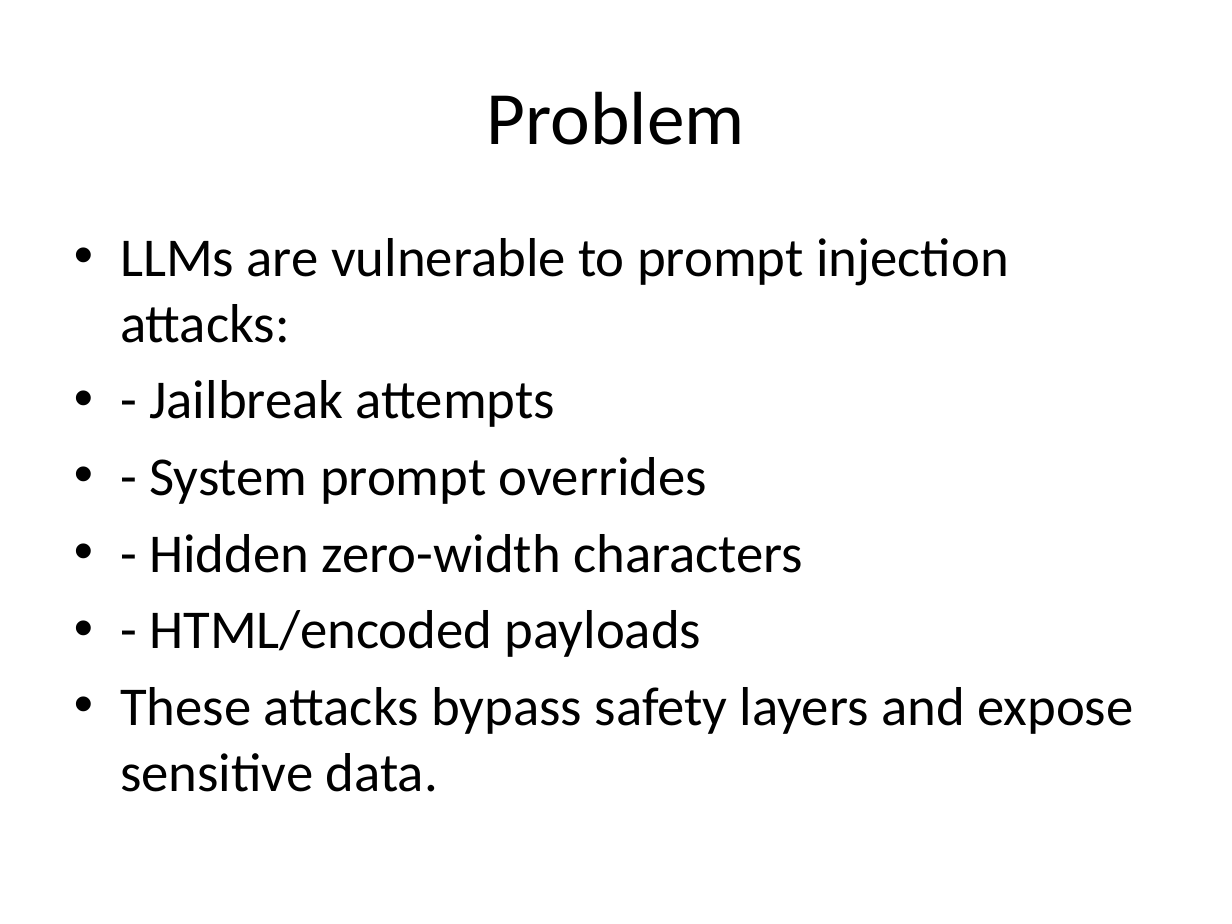
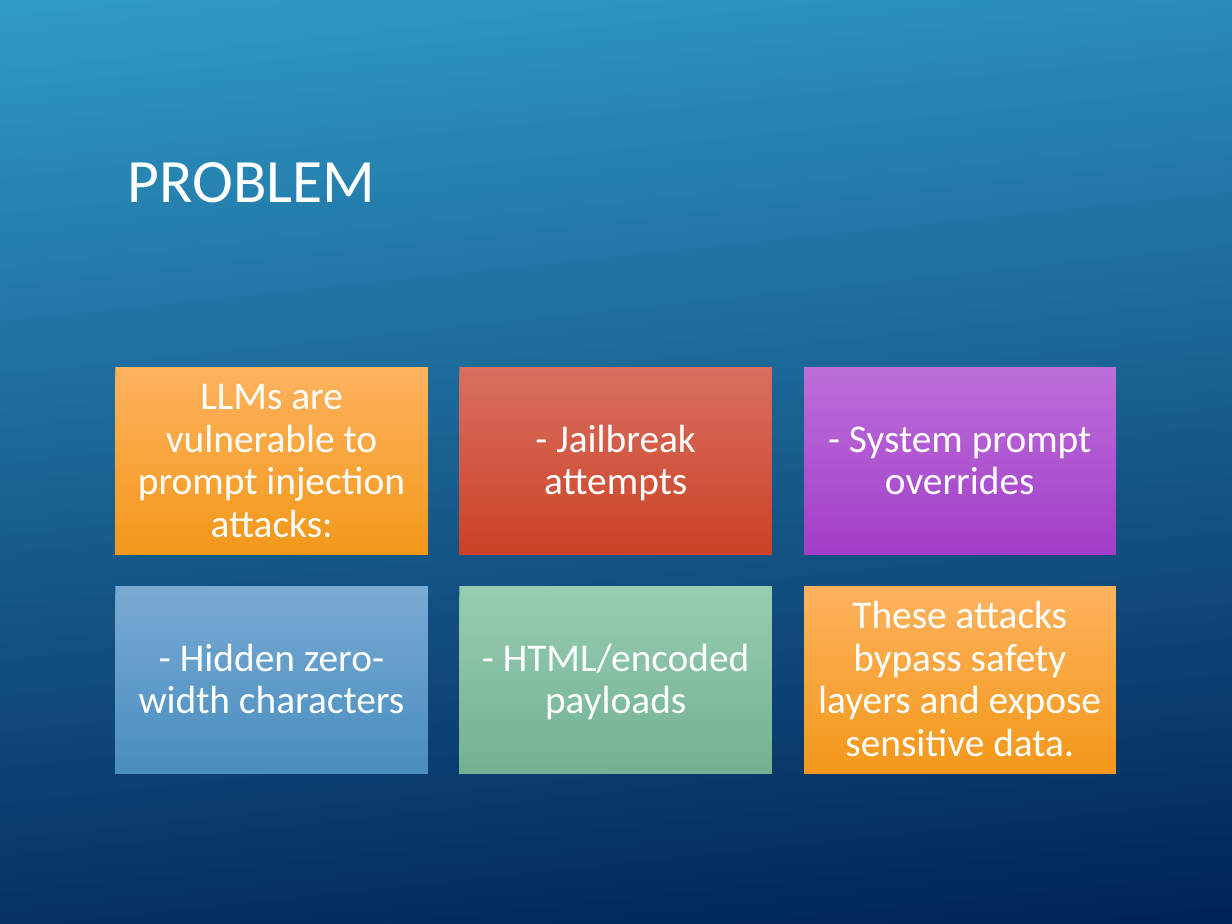
Before and after one commit to NguiWeily/Prompt-Injection-Detector, a slide deck: slide 2 of Adversarial_Prompt_Injection_Detector_Pitch.pptx. Drawn at 1232x924 pixels with LibreOffice and Linux fonts; fonts in the diff are those of the drawing; background and template pictures are left out. Boxes give left, top, right and bottom in pixels: in the first picture for what was removed or moved away, otherwise in the second. Text is boxed around its words. In the diff, an @@ line names an element or a change of style, - is before the commit and + after.

```diff
--- a/Adversarial_Prompt_Injection_Detector_Pitch.pptx
+++ b/Adversarial_Prompt_Injection_Detector_Pitch.pptx
@@ background #FFFFFF to picture (left out) @@
@@ rectangle added at [0,0,1232,924], fill gradient #3198C9 to #002456 @@
@@ title at [128,162,375,203]: text changed; size 44 to 36 pt; text colour #000000 to #FFFFFF @@
-Problem
+PROBLEM
@@ text removed at [120,238,1133,792] @@
-• LLMs are vulnerable to prompt injection attacks:
-• - Jailbreak attempts
-• - System prompt overrides
-• - Hidden zero-width characters
-• - HTML/encoded payloads
-• These attacks bypass safety layers and expose sensitive data.
@@ group added at [116,367,1116,774]: 6 rectangles, 6 texts @@
+LLMs are vulnerable to prompt injection attacks:
+- Jailbreak attempts
+- System prompt overrides
+- Hidden zero-width characters
+- HTML/encoded payloads
+These attacks bypass safety layers and expose sensitive data.
@@ group added at [0,0,1216,924]: 33 freeform shapes, 3 rectangles @@
```
Also in this commit, not shown: 8 other slides changed, 1 slide added, 1 slide removed, 3 other files.
